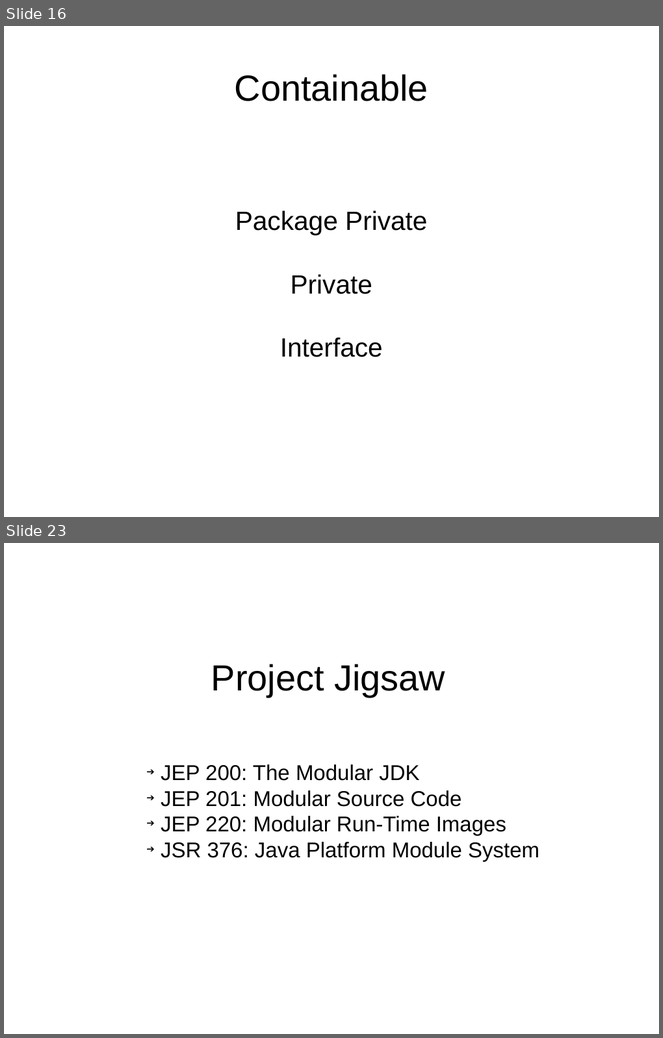
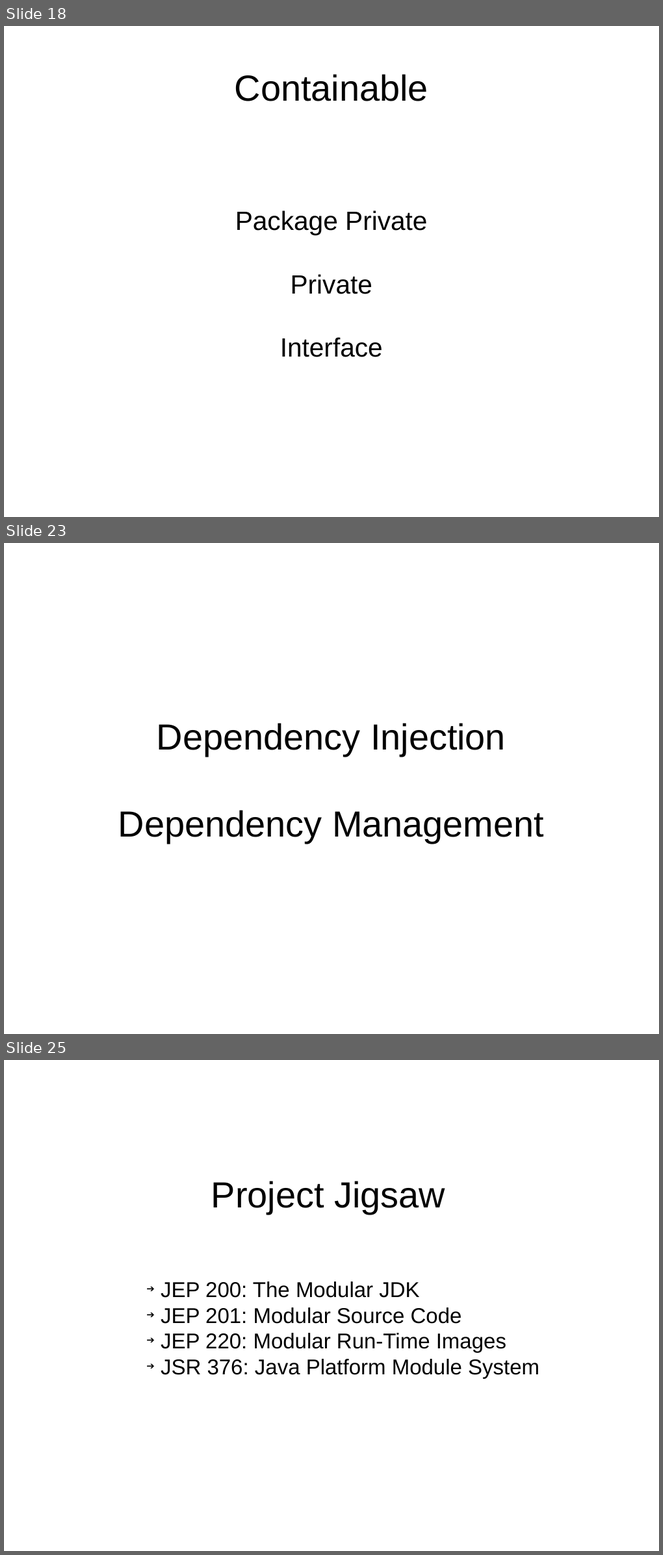
Before and after one commit to bobpaulin/whats-my-modularity, a slide deck: presentation/WhatsMyModularity.odp. Shown one above the other, each under a label of ours: slides 16 and 23 before the commit, slides 18, 23 and 25 after it; the slides between them are not shown. The pictures are 663x1038 and 663x1555 pixels, drawn with LibreOffice and Linux fonts; fonts in the diff are those of the drawing. Boxes give left, top, right and bottom in pixels: in the first picture for what was removed or moved away, otherwise in the second. Text is boxed around its words. In the diff, an @@ line names an element or a change of style, - is before the commit and + after.

```diff
--- a/presentation/WhatsMyModularity.odp
+++ b/presentation/WhatsMyModularity.odp
@@ slide 23 added at (x1=4, y1=543, x2=659, y2=1034), background #FFFFFF @@
@@ title added at (x1=118, y1=723, x2=544, y2=843), 44 pt, text #000000 @@
+Dependency Injection
+Dependency Management
@@ what was slide 16 is now slide 18 @@
@@ what was slide 23 is now slide 25 @@
```
Also in this commit, not shown: 20 slides changed, 6 other slides added, 3 slides removed.
